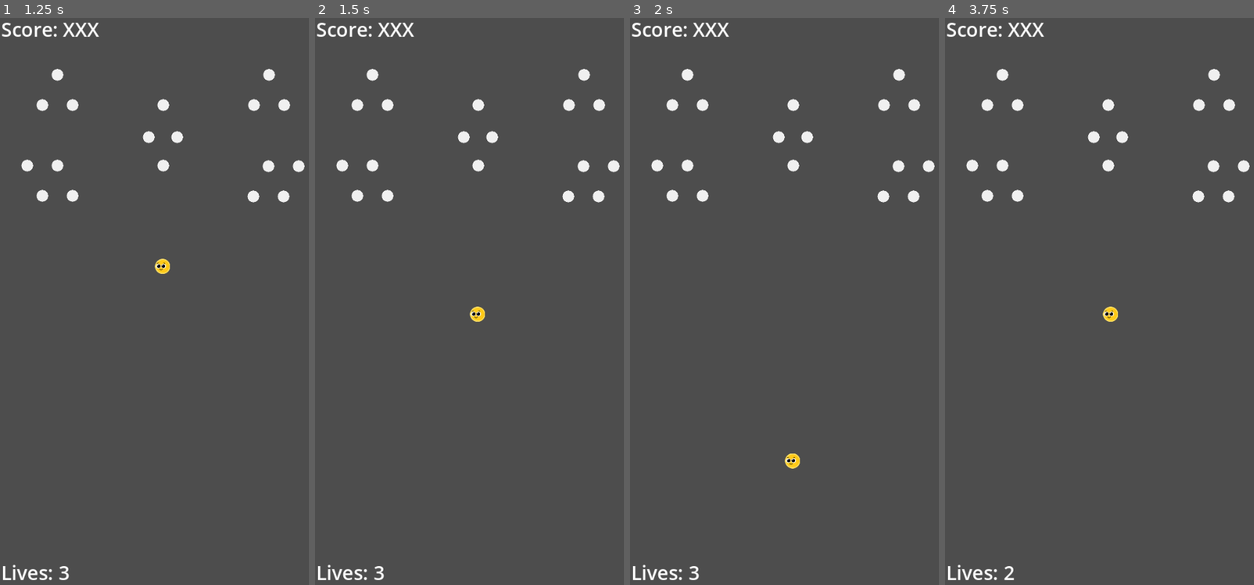
Above: before the commit, frames 1-4 (left to right).
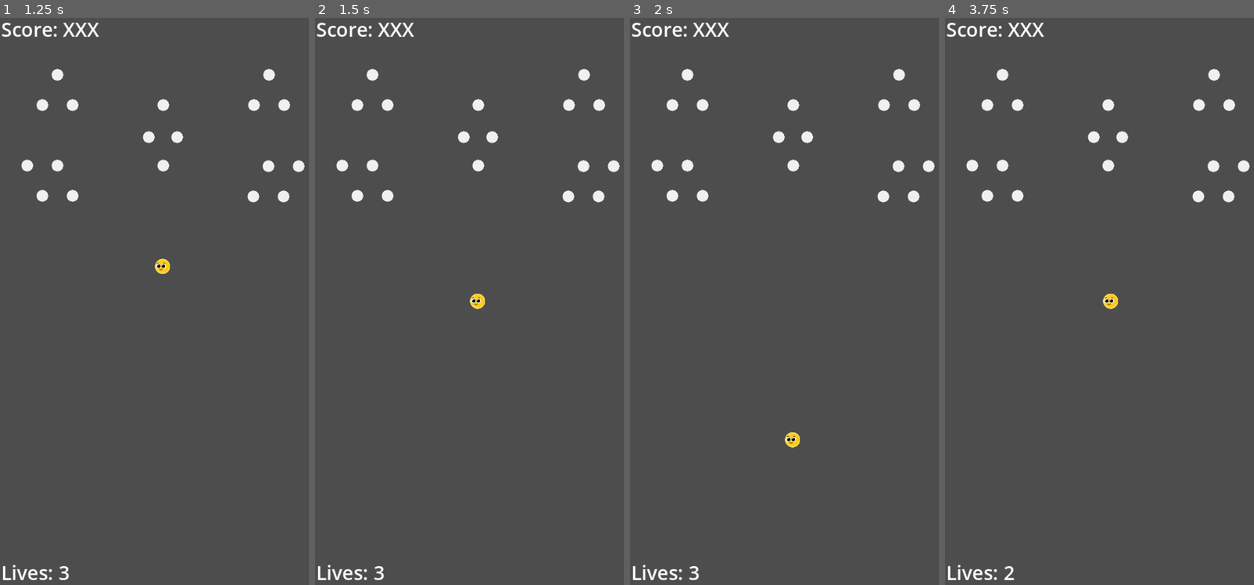
Above: after the commit, the same moments.

Repository: Khryptic/Team-Horseradish
Game: Godot game, scene res://scenes/main_scene.tscn
Two runs of this game, one before a commit and one after it. Both use one fixed random seed, a clock stepped at 60 frames per second and the inputs below.
Inputs (mouse positions are in pixels of both pictures, inside the frame that each line leads up to):
- Up to frame 1 (1.25 s): tap Enter (ui_accept) at 0.5, 0.77 s; move the mouse to (234, 273) at 0.52 s; hold Right (ui_right) from 0.53 s (still down); click (234, 273) at 0.6 s
- Up to frame 2 (1.5 s): keep holding Right (ui_right); move the mouse to (413, 335) at 1.27 s; click (413, 335) at 1.35 s
- Up to frame 3 (2 s): keep holding Right (ui_right); tap Enter (ui_accept) at 1.52 s
- Up to frame 4 (3.75 s): move the mouse to (1139, 176) at 2.02 s; release Right (ui_right) at 2.03 s; hold Left (ui_left) 2.03-2.78 s; click (1139, 176) at 2.1 s; move the mouse to (1093, 420) at 2.77 s; hold Right (ui_right) from 2.78 s (still down); click (1093, 420) at 2.85 s; tap Enter (ui_accept) at 3.02 s; move the mouse to (1207, 392) at 3.52 s; click (1207, 392) at 3.6 s

Frame 1 is identical in both runs. In frame 2, 0.2% of the frame differs, in the area x 50-56%, y 48-54%; in frame 3, 0.2%, in the area x 50-56%, y 73-80%; in frame 4, 0.2%.

Commit message:
Bullet time

Diff:
--- a/scripts/drawing_controller.gd
+++ b/scripts/drawing_controller.gd
@@ -19,6 +19,9 @@
 
 		# Save starting pos of mouse
 		trampoline_start = mouse_pos
+
+		#slow down time while drawing
+		Engine.time_scale = 0.1
 
 	elif(Input.is_action_just_released("Draw")):
 		var mouse_pos := get_global_mouse_position()
@@ -44,6 +47,10 @@
 
 		trampoline_drawn.emit()
 
+		# Return to normal speed
+		Engine.time_scale = 1
+
+
 func _on_trampoline_body_entered(body: Node2D) -> void:
 
 	if(body is RigidBody2D):
